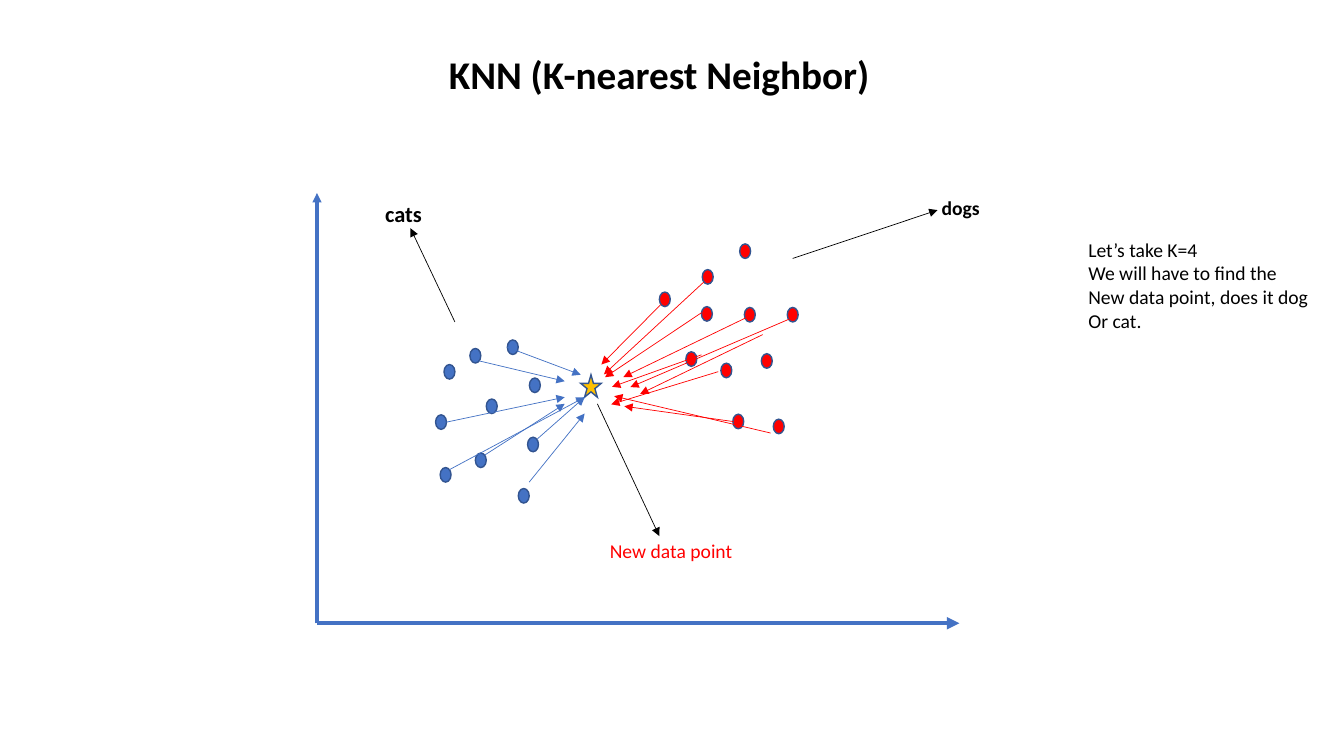
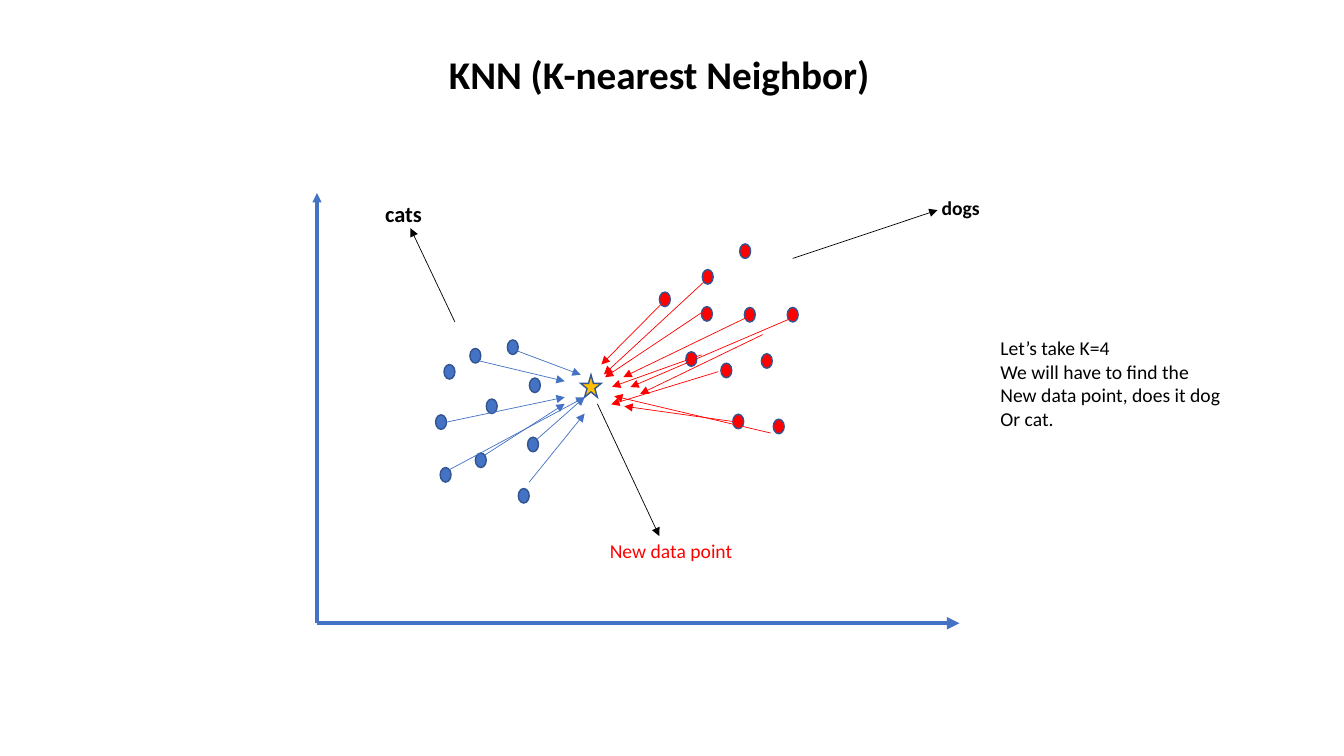
Before and after one commit to alaminbhuyan/ML_DL_AI_Files, a slide deck: slide 3 of ML Algorithm/Classification/KNN/KNN.pptx. Drawn at 1344x756 pixels with LibreOffice and Linux fonts; fonts in the diff are those of the drawing. Boxes give left, top, right and bottom in pixels: in the first picture for what was removed or moved away, otherwise in the second. Text is boxed around its words. In the diff, an @@ line names an element or a change of style, - is before the commit and + after.

```diff
--- a/ML Algorithm/Classification/KNN/KNN.pptx
+++ b/ML Algorithm/Classification/KNN/KNN.pptx
@@ text "Let’s take K=4": place and size @@
-text "Let’s take K=4" at [1088, 243, 1308, 328]
+text "Let’s take K=4" at [1000, 341, 1220, 426]
```
Also in this commit, not shown: 7 other slides changed, 22 other files.
